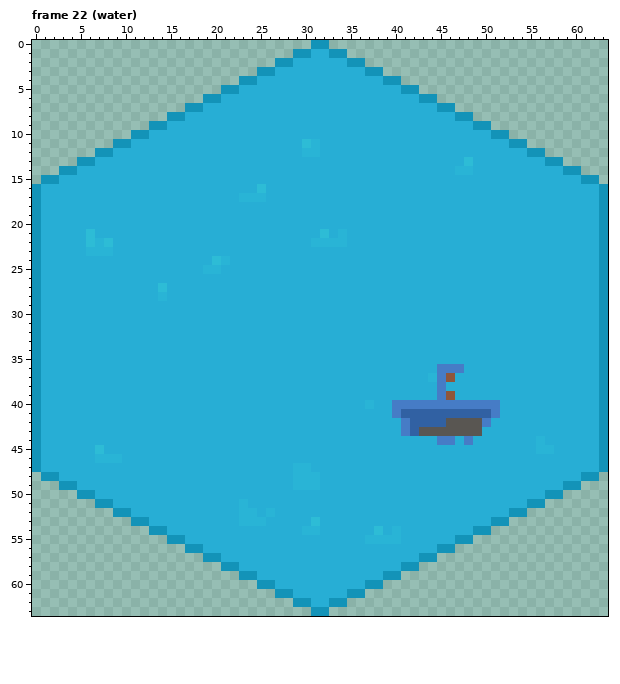
Two versions of one pixel-art file, aseprite/tiles.aseprite. The picture above was drawn from the file before the commit.
64x64 pixels, 32 frames. Colours within 5 levels of each other are drawn and written as one. Shown: frame 22 (water). The commit also changed other frames, which this record leaves out.
New version:
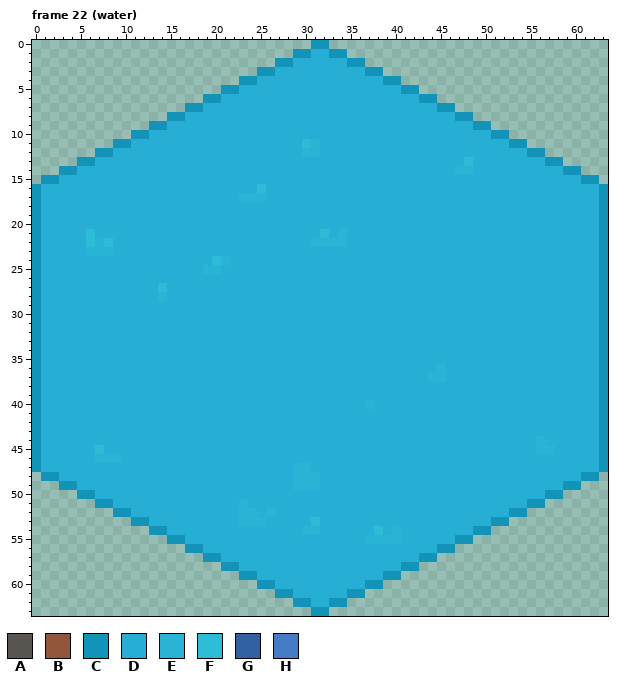
Palette (. is transparent): A #595652  B #8f563b  C #1393b8  D #27aed5  E #29b4d6  F #2dbcd6  G #3161a3  H #467cc6
Diff:
Frame 22 (water), layer "Base":
The author changed colour A to colour D in row 42 at x 46 to 49; in row 43 at x 43 to 49.
The author changed colour B to colour D in row 37 at x 46; in row 39 at x 46.
The author changed colour G to colour D in row 41 at x 41 to 50; in row 42 at x 42 to 45; in row 43 at x 42.
The author changed colour H to colour D in row 36 at x 46 to 47; in rows 38 to 39 at x 45; in row 40 at x 40 to 51; in row 41 at x 40 and 51; in row 42 at x 41 and 50; in row 43 at x 41.
The author changed colour H to colour D in row 44 at x 45 to 46 and 48.
The author changed colour H to colour E in rows 36 to 37 at x 45.
Boxes around the changes in both pictures, in picture pixels (x1, y1, x2, y2):
changed: (392, 364, 500, 445)
